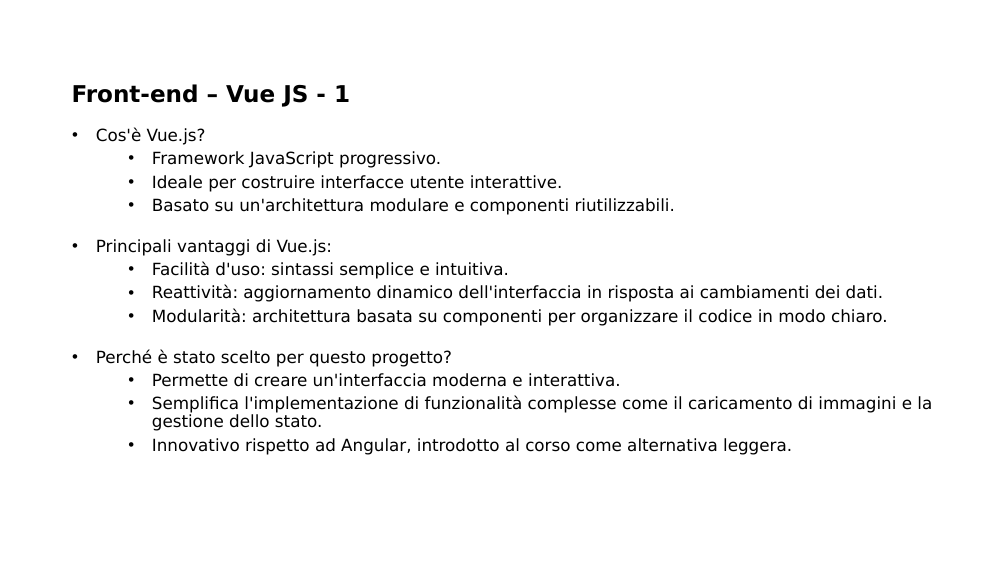
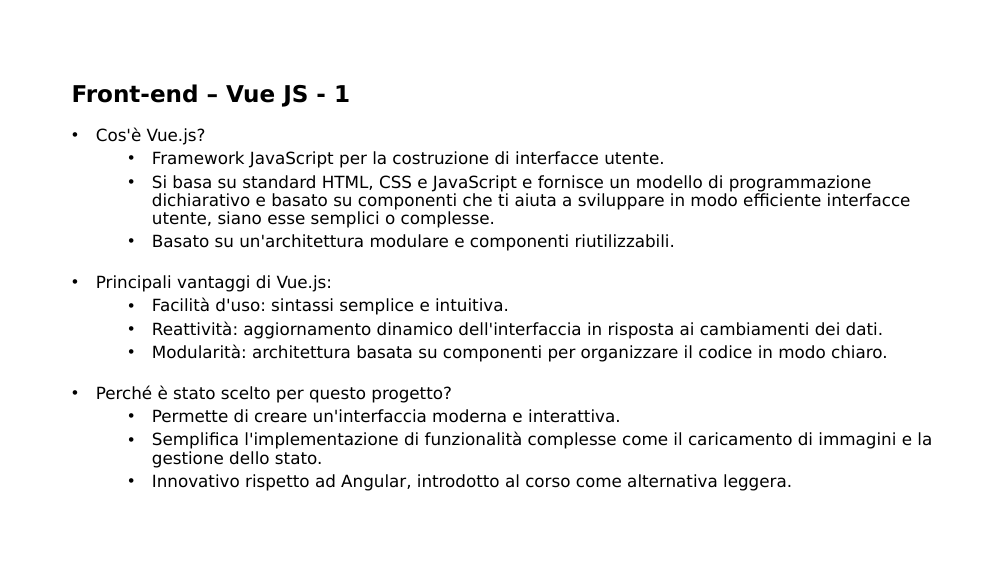
Before and after one commit to And97/myportfolio, a slide deck: slide 41 of documentazione/Presentazione SWAM.pptx. Drawn at 1008x567 pixels with LibreOffice and Linux fonts; fonts in the diff are those of the drawing; background and template pictures are left out. Boxes give left, top, right and bottom in pixels: in the first picture for what was removed or moved away, otherwise in the second. Text is boxed around its words. In the diff, an @@ line names an element or a change of style, - is before the commit and + after.

Commit message:
update pptx
update pptx

```diff
--- a/documentazione/Presentazione SWAM.pptx
+++ b/documentazione/Presentazione SWAM.pptx
@@ text at [152,151,911,228]: text changed @@
-  • Framework JavaScript progressivo.
-  • Ideale per costruire interfacce utente interattive.
+  • Framework JavaScript per la costruzione di interfacce utente.
+  • Si basa su standard HTML, CSS e JavaScript e fornisce un modello di programmazione dichiarativo e basato su componenti che ti aiuta a sviluppare in modo efficiente interfacce utente, siano esse semplici o complesse.
```
Also in this commit, not shown: 2 other slides changed, 1 slide added, 5 other files.
